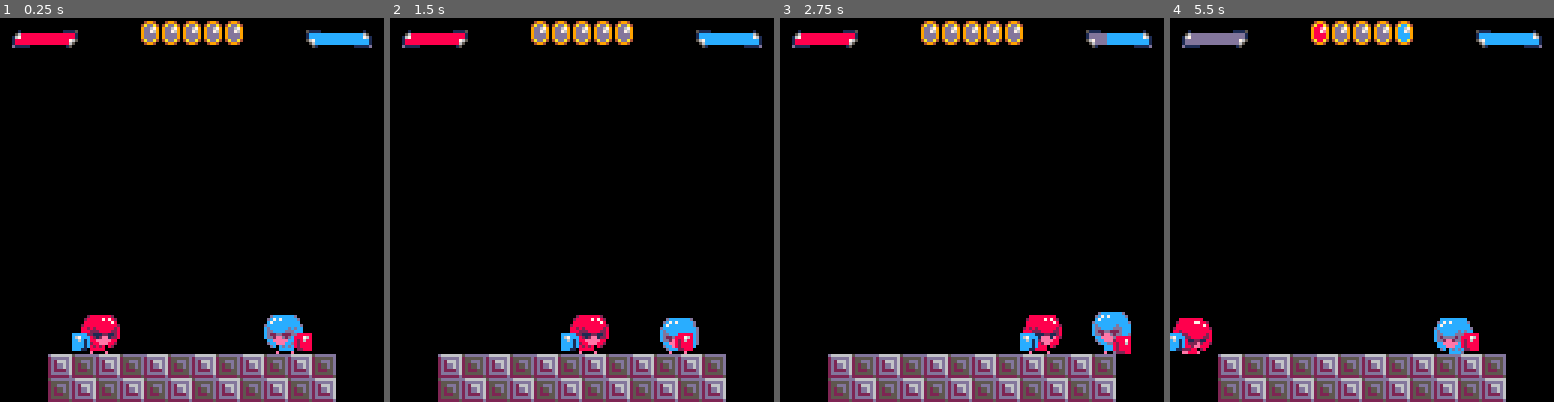
Above: before the commit, frames 1-4 (left to right).
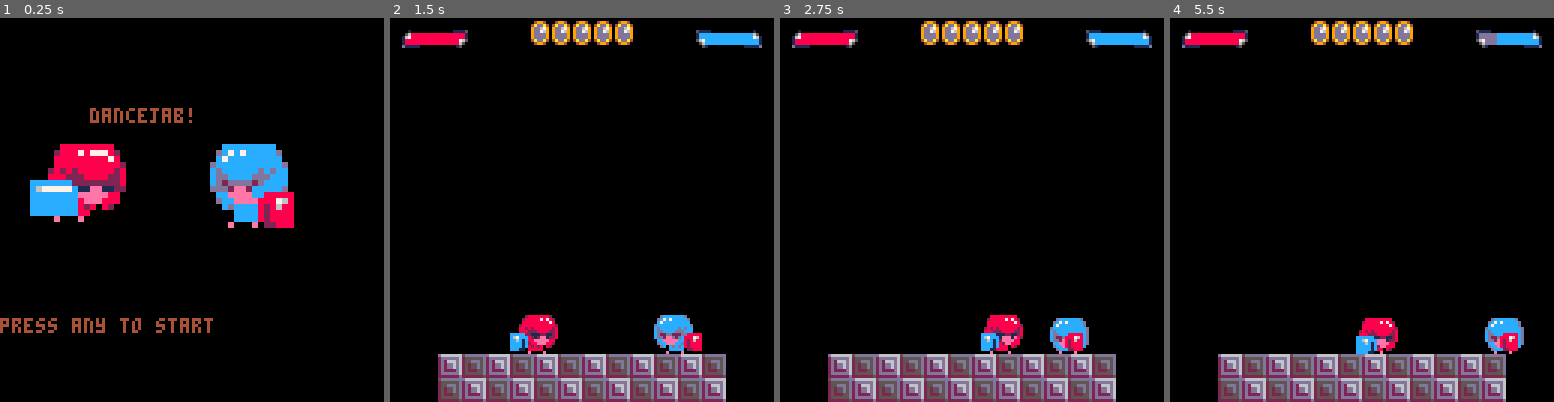
Above: after the commit, the same moments.

Repository: davidjtferguson/dancejab
Game: PICO-8 cartridge jab.p8
Two runs of this game, one before a commit and one after it. Both use one fixed random seed, a clock stepped at 60 frames per second and the inputs below.
Inputs:
- Up to frame 1 (0.25 s): no input
- Up to frame 2 (1.5 s): tap X (X key) at 0.33, 1.07 s; tap O (Z key) at 0.7 s
- Up to frame 3 (2.75 s): hold Right 1.6-2.1 s; tap O (Z key) at 1.7, 2.1, 2.5 s; tap X (X key) at 1.85 s; hold Up 2.15-2.42 s; hold Right from 2.47 s (still down)
- Up to frame 4 (5.5 s): tap O (Z key) every 0.4 s from 2.9 to 5.3 s; tap X (X key) at 2.97, 4.08, 5.2 s; release Right at 3.03 s; hold Left 3.08-3.58 s; hold Down 3.63-3.97 s; hold Right 4.02-4.68 s; hold Up 4.73-5.03 s; hold Left from 5.08 s (still down)

The runs differ from the first frame. In frame 1, 23% of the frame differs, in the area x 0-97%, y 0-100%; in frame 2, 2.6%; in frame 3, 3.4%; in frame 4, 4.2%.

Commit message:
added start state. tweaked zoom to centre cart

Diff:
--- a/jab.p8
+++ b/jab.p8
@@ -106,6 +106,9 @@
 end
 
 function _init()
+ currentupdate=updatestart
+ currentdraw=drawstart
+
  music(0)
 
  --duped in draw,
@@ -158,33 +161,44 @@
 end
 
 function _update60()
- --inputs
- for av in all(avs) do
-  updateav(av)
- end
-
- for box in all(hitboxes) do
-  updatehitbox(box)
- end
-
- if aabbcollision(
-    globalbox(p1,p1.pushbox),
-    globalbox(p2,p2.pushbox))
- then
-  sfx(11)
-
-  --if -1
-  -- flips velocity, so walking
-  -- is strong against dashing
-  -- at gaining space.
-  p1.xvel*=p1.xcollisionmult
-  p2.xvel*=p2.xcollisionmult
-
-  --bounce off eachother
-  p1.xvel-=0.5
-  p2.xvel+=0.5
- end
-end
+ currentupdate()
+end
+
+function updatestart()
+ if btn()!=0 then
+  currentupdate=updategame
+  currentdraw=drawgame
+ end
+end
+
+function updategame()
+  --inputs
+  for av in all(avs) do
+   updateav(av)
+  end
+
+  for box in all(hitboxes) do
+   updatehitbox(box)
+  end
+
+  if aabbcollision(
+     globalbox(p1,p1.pushbox),
+     globalbox(p2,p2.pushbox))
+  then
+   sfx(11)
+
+   --if -1
+   -- flips velocity, so walking
+   -- is strong against dashing
+   -- at gaining space.
+   p1.xvel*=p1.xcollisionmult
+   p2.xvel*=p2.xcollisionmult
+
+   --bounce off eachother
+   p1.xvel-=0.5
+   p2.xvel+=0.5
+  end
+ end
 
 function detectinputs(av)
  --dash triggered
@@ -430,6 +444,24 @@
 
 function _draw()
  cls()
+
+ currentdraw()
+
+ print(test,0,0,4)
+end
+
+function drawstart()
+ sspr(0,50,16,16,
+  10,40,32,32)
+
+ drawwithp2colours(drawp2start)
+
+ print("dancejab!",30,30)
+
+ print("press any to start",0,100)
+end
+
+function drawgame()
  --drawbackground()
  map(0,0,0,0,16,16)
 
@@ -437,18 +469,7 @@
 
  drawavhitboxes(p1)
 
- pal(8,12)
- pal(2,13)
- pal(12,8)
- pal(1,2)
-
- spr(p2.anim.sprite,p2.x,p2.y,2,2,p2.flipped)
-
- drawavhitboxes(p2)
-
- pal()
- palt(0,false)
- palt(11,true)
+ drawwithp2colours(drawp2)
 
  --game info
  --p1 health
@@ -492,8 +513,30 @@
  --   box.x+box.width,
  --   box.y+box.height,3)
  -- end
-
- print(test,0,0,4)
+end
+
+function drawp2start()
+ sspr(96,50,16,16,
+  66,42,32,32,true)
+end
+
+function drawp2()
+ spr(p2.anim.sprite,p2.x,p2.y,2,2,p2.flipped)
+
+ drawavhitboxes(p2)
+end
+
+function drawwithp2colours(drawing)
+ pal(8,12)
+ pal(2,13)
+ pal(12,8)
+ pal(1,2)
+
+ drawing()
+
+ pal()
+ palt(0,false)
+ palt(11,true)
 end
 
 --adapted form
--- a/snippits/zoom_to_centre.p8
+++ b/snippits/zoom_to_centre.p8
@@ -4,23 +4,32 @@
 
 function _init()
  t=0
+
+ xcorner=8
 end
 
 function _update()
- t+=2
+ t+=4
+
+ if t>=128 then
+  t=0
+  xcorner+=8
+ end
 end
 
 function _draw()
  cls()
 
- sspr(0,0,8,8,t/2,t/2,128-t,128-t)
+ sspr(xcorner,0,8,8,
+  t/2,t/2,
+  128-t,128-t)
 end
 __gfx__
-d000000d000600000000000000000000000000000000000000000000000000000000000000000000000000000000000000000000000000000000000000000000
-dd0000dd066066000000000000000000000000000000000000000000000000000000000000000000000000000000000000000000000000000000000000000000
-0dd0ddd0000006000000000000000000000000000000000000000000000000000000000000000000000000000000000000000000000000000000000000000000
-00ddd000000066000000000000000000000000000000000000000000000000000000000000000000000000000000000000000000000000000000000000000000
-0daaa000000006000000000000000000000000000000000000000000000000000000000000000000000000000000000000000000000000000000000000000000
-ddd00ad0006066000000000000000000000000000000000000000000000000000000000000000000000000000000000000000000000000000000000000000000
-dd0000ad006660000000000000000000000000000000000000000000000000000000000000000000000000000000000000000000000000000000000000000000
-d000000d000000000000000000000000000000000000000000000000000000000000000000000000000000000000000000000000000000000000000000000000
+d000000d000600000000000000060000000000000000000000000000000000000000000000000000000000000000000000000000000000000000000000000000
+dd0000dd066066000666660000060000000000000000000000000000000000000000000000000000000000000000000000000000000000000000000000000000
+0dd0ddd0000006006600006000060000000000000000000000000000000000000000000000000000000000000000000000000000000000000000000000000000
+00ddd000000066000000006000060000000000000000000000000000000000000000000000000000000000000000000000000000000000000000000000000000
+0daaa000000006000000006000060000000000000000000000000000000000000000000000000000000000000000000000000000000000000000000000000000
+ddd00ad0006066000000060000060000000000000000000000000000000000000000000000000000000000000000000000000000000000000000000000000000
+dd0000ad006660000006600000060000000000000000000000000000000000000000000000000000000000000000000000000000000000000000000000000000
+d000000d000000000666666000060000000000000000000000000000000000000000000000000000000000000000000000000000000000000000000000000000
